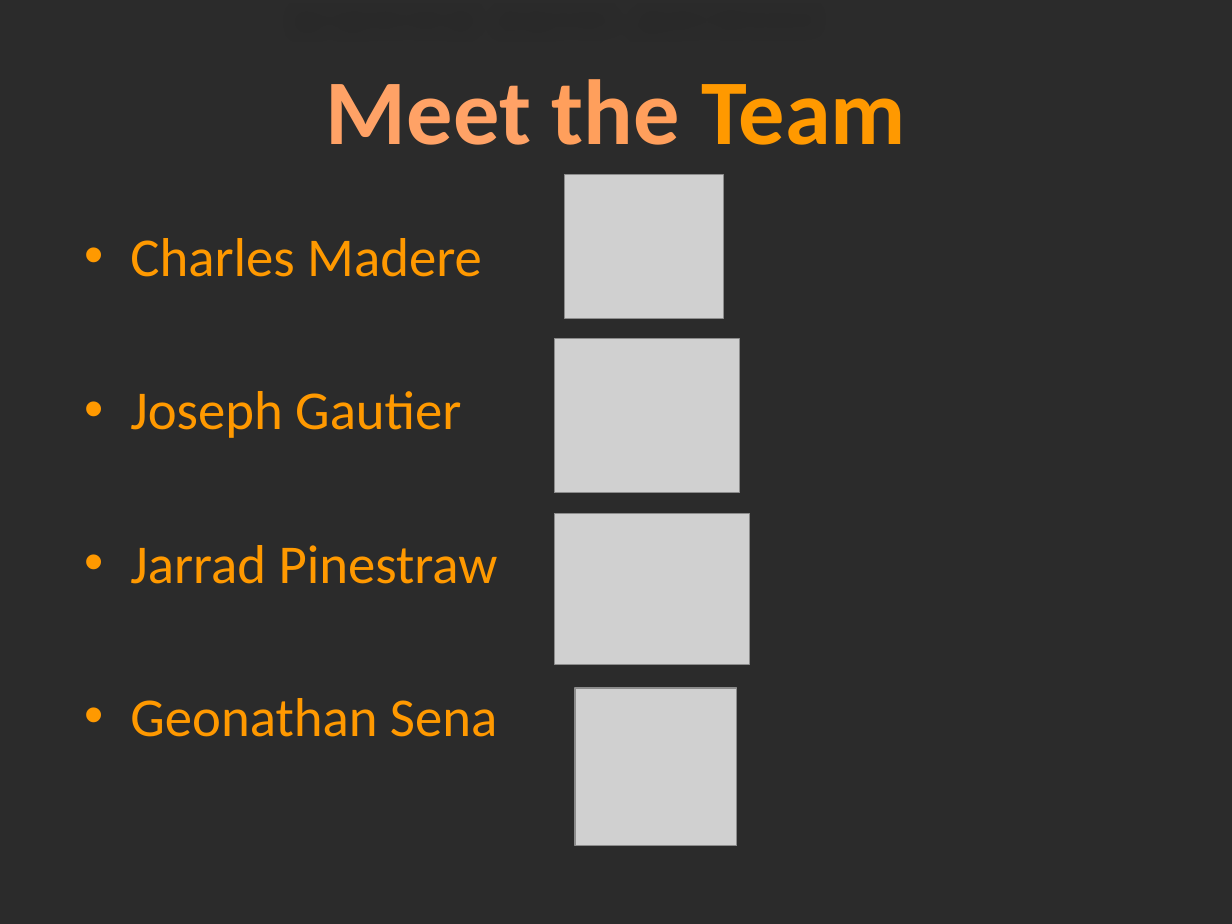
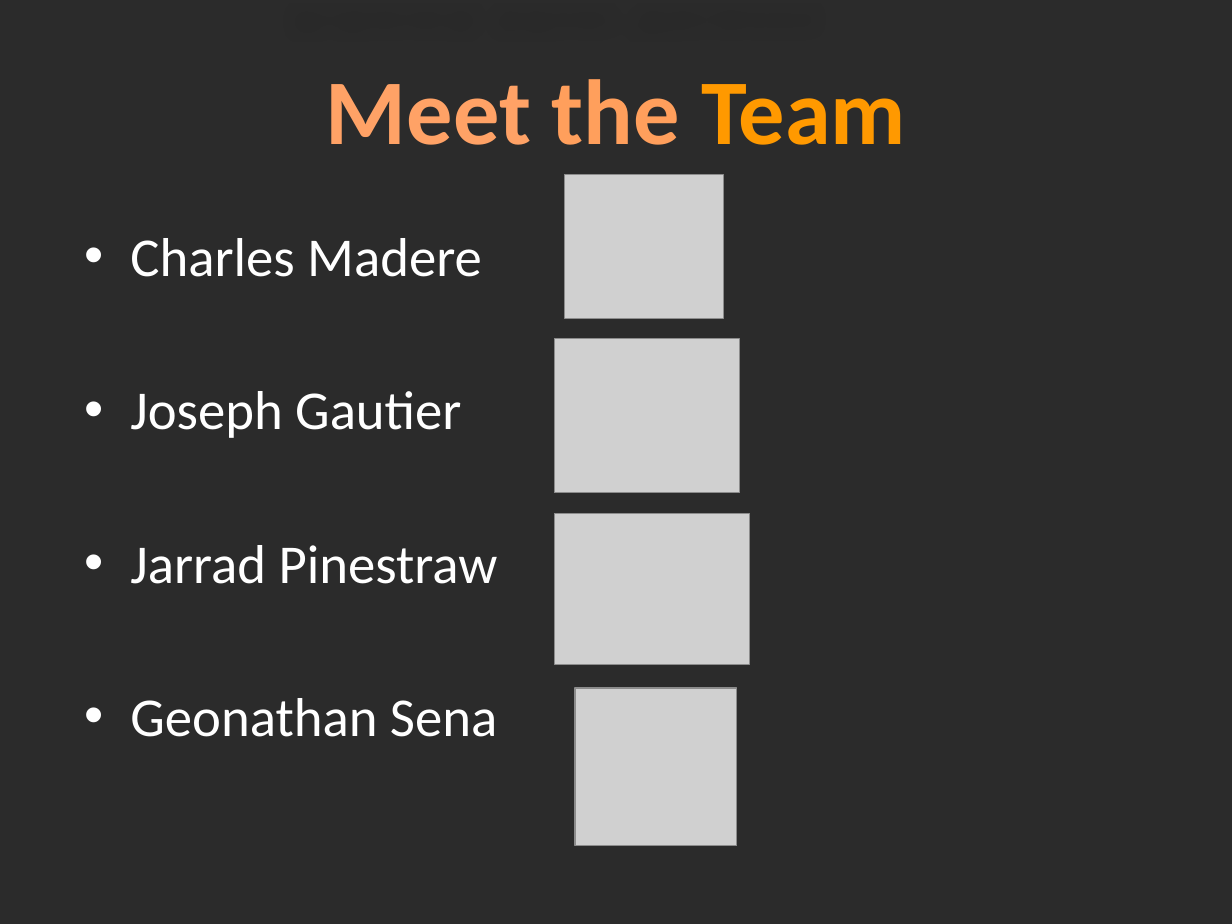
Before and after one commit to charlesmadere/Jiminy-Cricket, a slide deck: slide 2 of documents/Prototype Presentation.pptx. Drawn at 1232x924 pixels with LibreOffice and Linux fonts; fonts in the diff are those of the drawing; grey boxes stand for pictures; background and template pictures are left out; a plain dark background stands for a picture behind light text. Boxes give left, top, right and bottom in pixels: in the first picture for what was removed or moved away, otherwise in the second. Text is boxed around its words. In the diff, an @@ line names an element or a change of style, - is before the commit and + after.

```diff
--- a/documents/Prototype Presentation.pptx
+++ b/documents/Prototype Presentation.pptx
@@ text "Charles Madere" at [130, 238, 498, 737]: text colour #FF9900 to #FFFFFF @@
```
Also in this commit, not shown: 2 other slides changed, 1 slide added.
